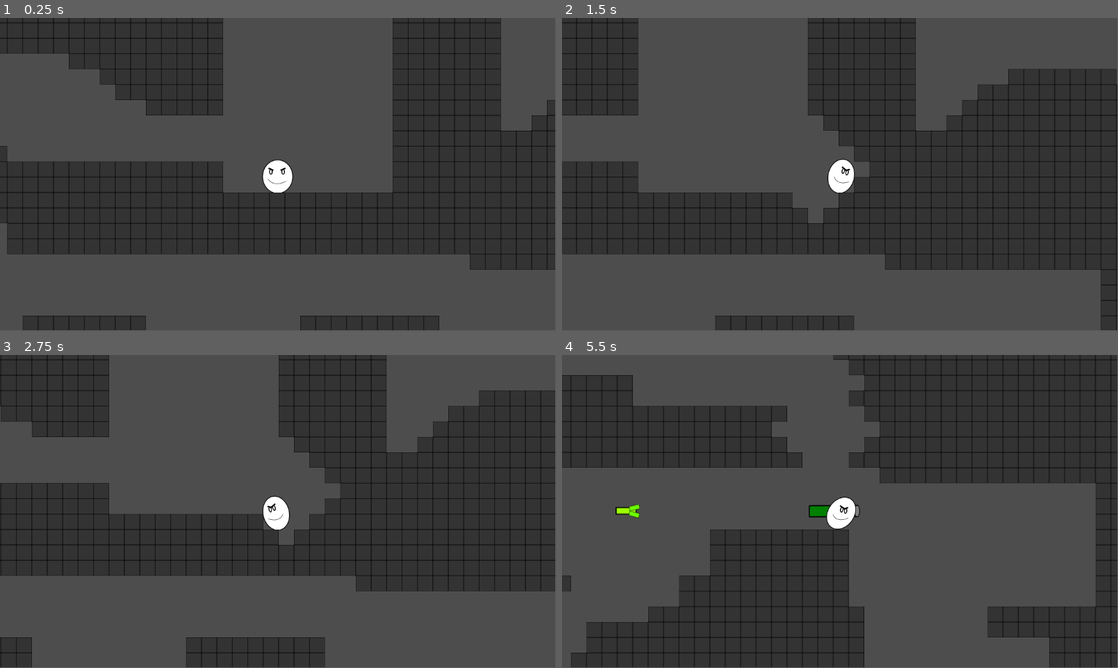
Above: before the commit, frames 1-4 (two rows, left to right).
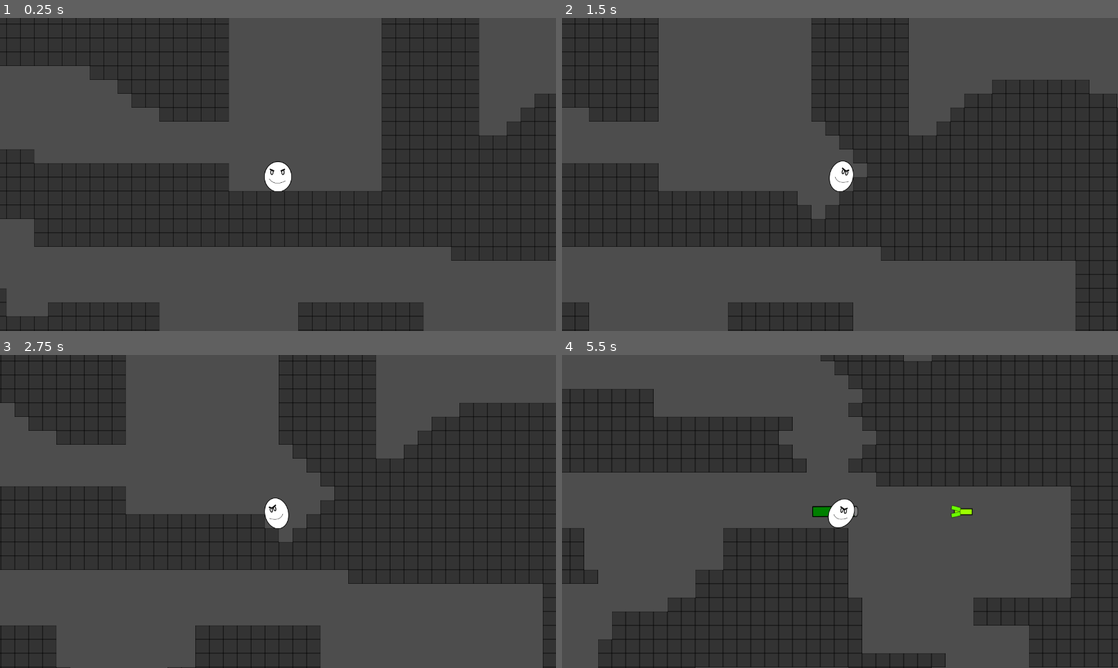
Above: after the commit, the same moments.

Repository: kurama65299-dev/RocketArena
Game: Godot game, scene res://scenes/game.tscn
Two runs of this game, one before a commit and one after it. Both use one fixed random seed, a clock stepped at 60 frames per second and the inputs below.
Inputs (mouse positions are in pixels of both pictures, inside the frame that each line leads up to):
- Up to frame 1 (0.25 s): no input
- Up to frame 2 (1.5 s): move the mouse to (962, 158) at 0.52 s; hold Right (ui_right) from 0.53 s (still down); click (962, 158) at 0.67 s; tap Up (ui_up) at 0.77 s; move the mouse to (728, 190) at 1.27 s
- Up to frame 3 (2.75 s): tap Up (ui_up) at 1.52 s; move the mouse to (333, 442) at 2.02 s; release Right (ui_right) at 2.03 s; hold Left (ui_left) from 2.03 s (still down)
- Up to frame 4 (5.5 s): move the mouse to (812, 574) at 2.77 s; release Left (ui_left) at 2.78 s; hold Right (ui_right) 2.78-4.28 s; click (812, 574) at 2.92 s; tap Up (ui_up) at 3.02, 3.77, 4.52 s; move the mouse to (1006, 558) at 3.52 s; move the mouse to (673, 464) at 4.27 s; hold Left (ui_left) 4.28-5.03 s; move the mouse to (867, 511) at 5.02 s; hold Right (ui_right) from 5.03 s (still down); click (867, 511) at 5.17 s
In our replay, the window is 799x449 before the commit and 800x450 after it. These sizes can differ from the game's own. Grey fills any space a smaller window leaves; there, only what the larger window draws over its background counts as a difference.

The runs differ from the first frame. In frame 1, 16% of the frame differs, in the area x 0-100%, y 0-100%; in frame 2, 15%; in frame 3, 14%; in frame 4, 15%.

Commit message:
Viewport changes
Changed resolution to 1280x720
Turned on borderless

Diff:
--- a/project.godot
+++ b/project.godot
@@ -14,6 +14,13 @@
 run/main_scene="uid://dn8bvcqnmtd8o"
 config/features=PackedStringArray("4.4", "GL Compatibility")
 config/icon="res://icon.svg"
+
+[display]
+
+window/size/viewport_width=1280
+window/size/viewport_height=720
+window/size/borderless=true
+window/stretch/mode="viewport"
 
 [input]
 
